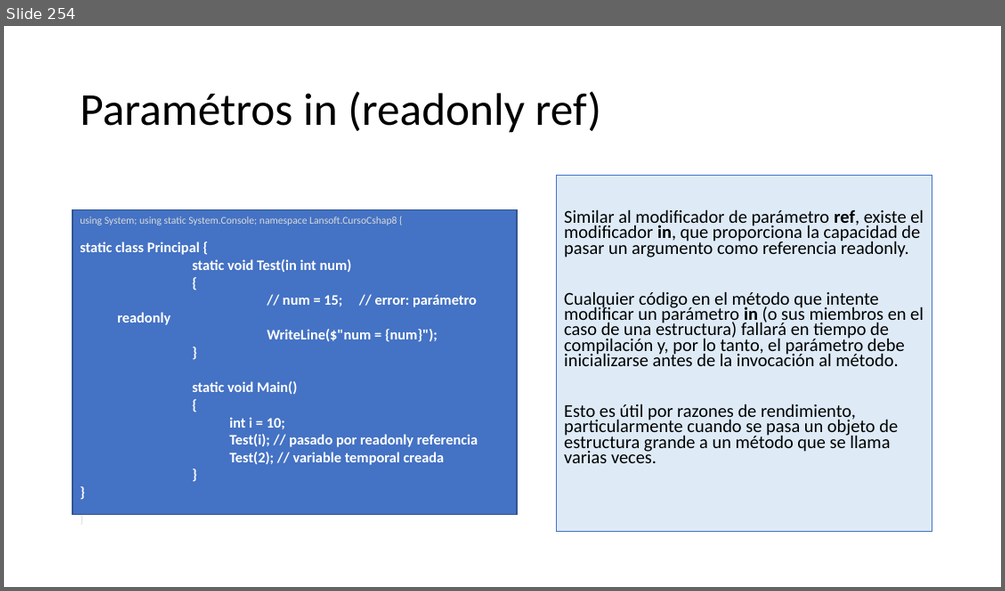
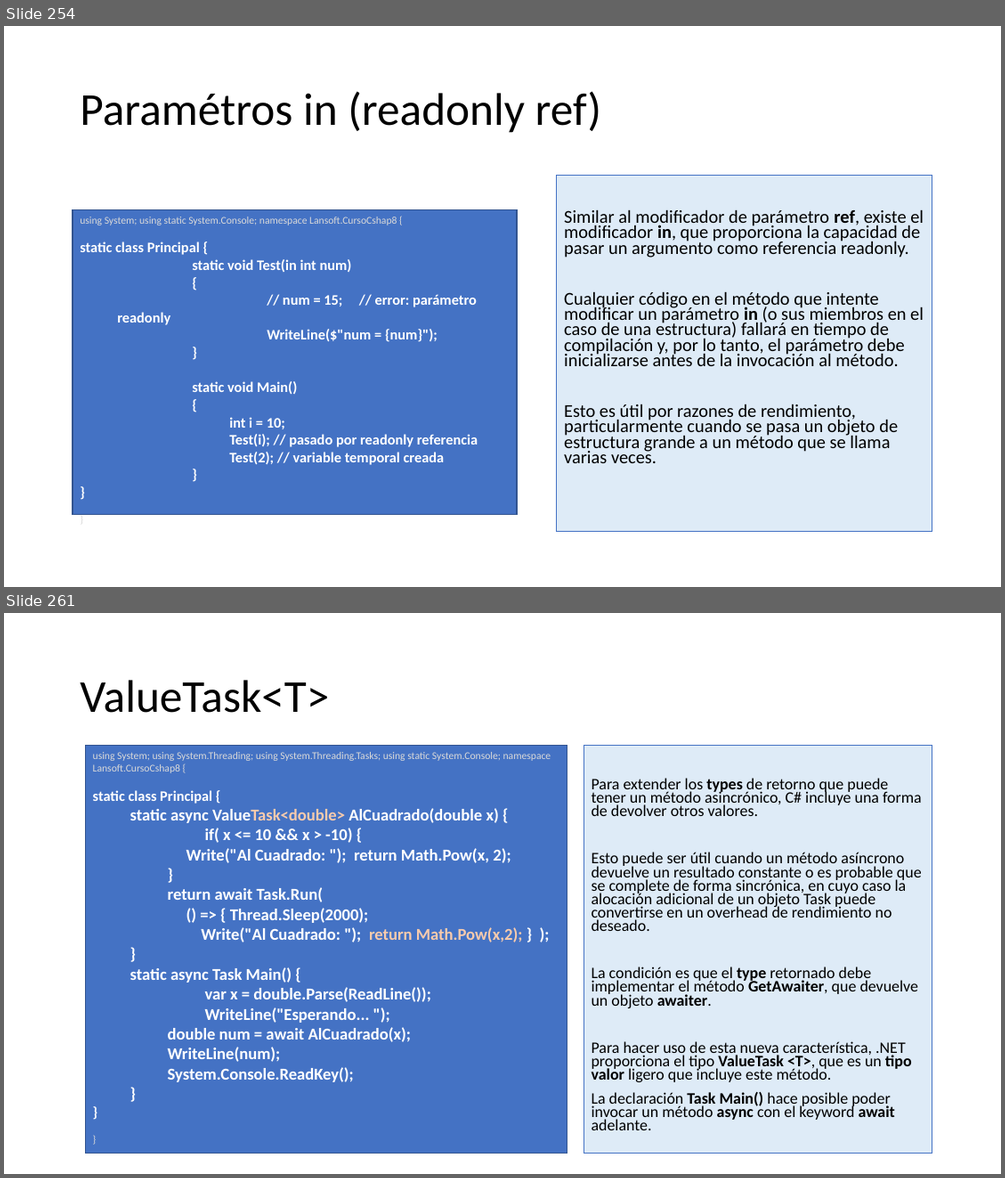
Before and after one commit to AlbertOsinaga/CursoCSharp__8, a slide deck: CSharpQuickReferencia.pptx. Shown one above the other, each under a label of ours: slide 254 before the commit, slides 254 and 261 after it; the slides between them are not shown. The pictures are 1005x591 and 1005x1178 pixels, drawn with LibreOffice and Linux fonts; fonts in the diff are those of the drawing. Boxes give left, top, right and bottom in pixels: in the first picture for what was removed or moved away, otherwise in the second. Text is boxed around its words. In the diff, an @@ line names an element or a change of style, - is before the commit and + after.

```diff
--- a/CSharpQuickReferencia.pptx
+++ b/CSharpQuickReferencia.pptx
@@ slide 261 added at (x1=4, y1=613, x2=1001, y2=1174), background #FFFFFF @@
@@ title added at (x1=80, y1=680, x2=329, y2=713), 44 pt, text #000000 @@
+ValueTask<T>
@@ rectangle added at (x1=86, y1=746, x2=568, y2=1153), fill #4472C4, outline #325491 1 pt, 16 pt, text #FFFFFF, bold @@
+using System; using System.Threading; using System.Threading.Tasks; using static System.Console; namespace Lansoft.CursoCshap8 {
+static class Principal {
+  static async ValueTask<double> AlCuadrado(double x) {
+  if( x <= 10 && x > -10) {
+  Write("Al Cuadrado: "); return Math.Pow(x, 2);
+  }
+    return await Task.Run(
+    () => { Thread.Sleep(2000);
+    Write("Al Cuadrado: "); return Math.Pow(x,2); } );
+  }
+  static async Task Main() {
+  var x = double.Parse(ReadLine());
+  WriteLine("Esperando... ");
+    double num = await AlCuadrado(x);
+    WriteLine(num);
+    System.Console.ReadKey();
+  }
+}
+}
@@ text added at (x1=583, y1=746, x2=932, y2=1153), fill #DEEBF7, outline #4472C4 0.75 pt, 15.4 pt, text #000000 @@
+Para extender los types de retorno que puede tener un método asincrónico, C# incluye una forma de devolver otros valores.
+Esto puede ser útil cuando un método asíncrono devuelve un resultado constante o es probable que se complete de forma sincrónica, en cuyo caso la alocación adicional de un objeto Task puede convertirse en un overhead de rendimiento no deseado.
+La condición es que el type retornado debe implementar el método GetAwaiter, que devuelve un objeto awaiter.
+Para hacer uso de esta nueva característica, .NET proporciona el tipo ValueTask <T>, que es un tipo valor ligero que incluye este método.
+La declaración Task Main() hace posible poder invocar un método async con el keyword await adelante.
```
Also in this commit, not shown: 1 slide changed, 5 other slides added.
